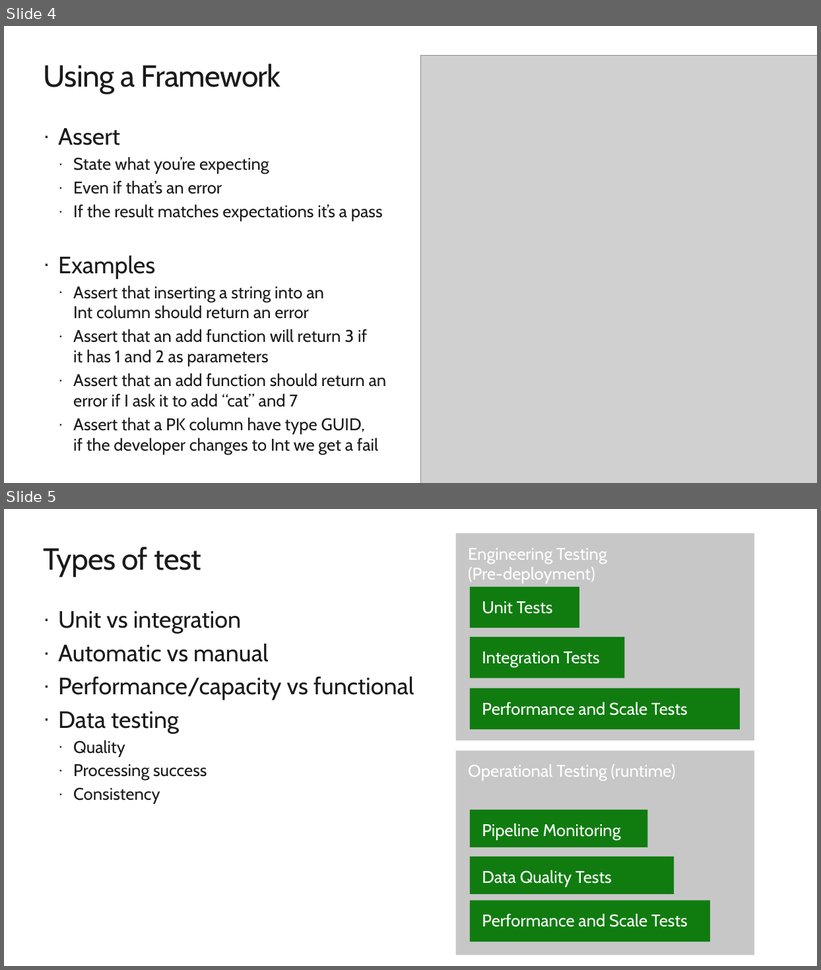
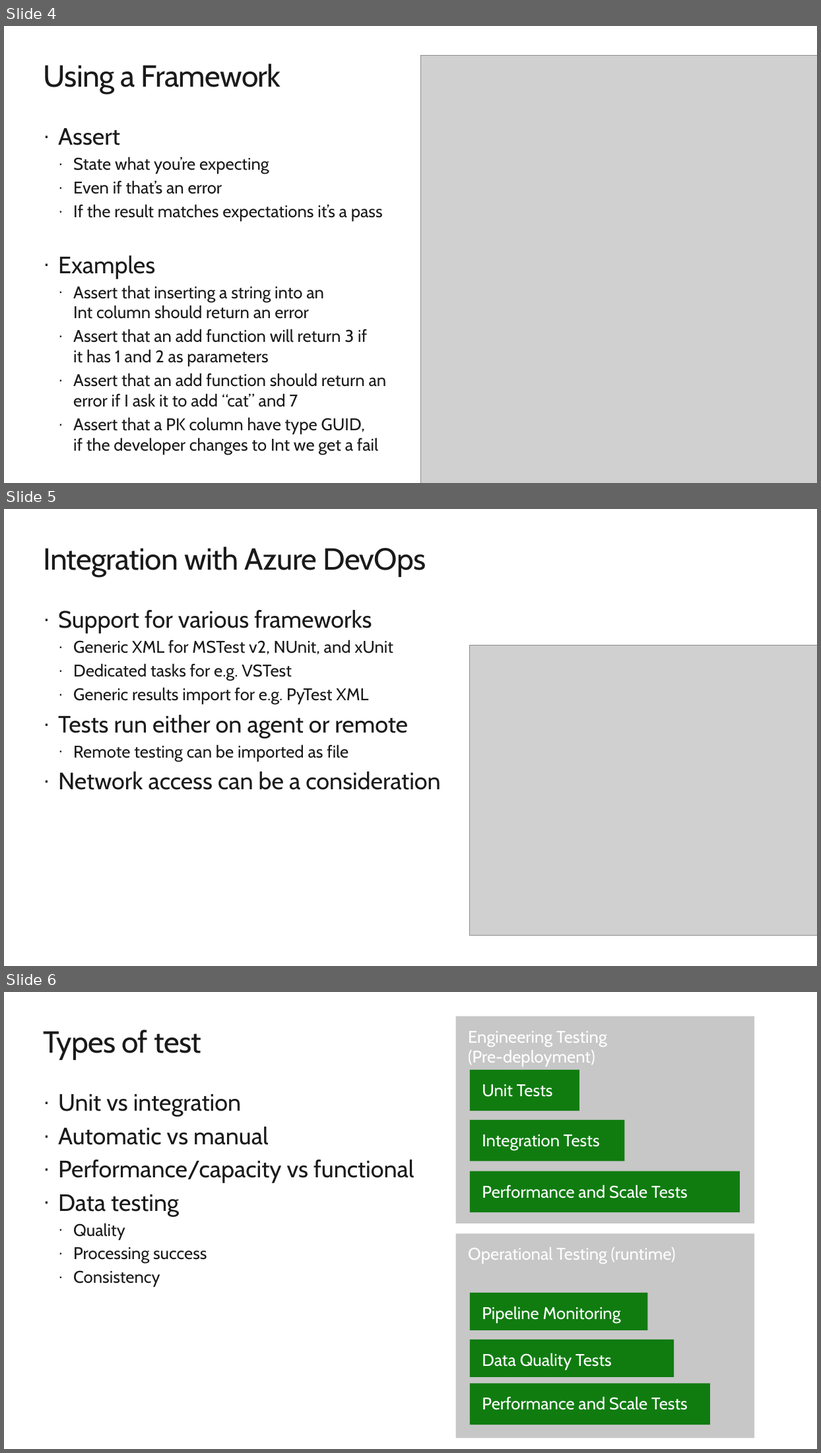
Before and after one commit to arevaloisabel/agiledataoops, a slide deck: presentations/Testing Intro.pptx. Shown one above the other, each under a label of ours: slides 4 and 5 before the commit, slides 4, 5 and 6 after it. The pictures are 821x970 and 821x1453 pixels, drawn with LibreOffice and Linux fonts; fonts in the diff are those of the drawing; grey boxes stand for pictures; background and template pictures are left out. Boxes give left, top, right and bottom in pixels: in the first picture for what was removed or moved away, otherwise in the second. Text is boxed around its words. In the diff, an @@ line names an element or a change of style, - is before the commit and + after.

Commit message:
updates to testing presentation

```diff
--- a/presentations/Testing Intro.pptx
+++ b/presentations/Testing Intro.pptx
@@ slide 5 added at [4,509,817,966], background #FFFFFF @@
@@ title added at [43,547,426,577], 36 pt, text #1A1A1A @@
+Integration with Azure DevOps
@@ text added at [58,610,440,790], 20 pt, text #1A1A1A @@
+· Support for various frameworks
+  · Generic XML for MSTest v2, NUnit, and xUnit
+  · Dedicated tasks for e.g. VSTest
+  · Generic results import for e.g. PyTest XML
+· Tests run either on agent or remote
+  · Remote testing can be imported as file
+· Network access can be a consideration
@@ picture added at [469,646,817,936] @@
@@ what was slide 5 is now slide 6 @@
```
Also in this commit, not shown: 1 slide changed, 1 other slide added.
